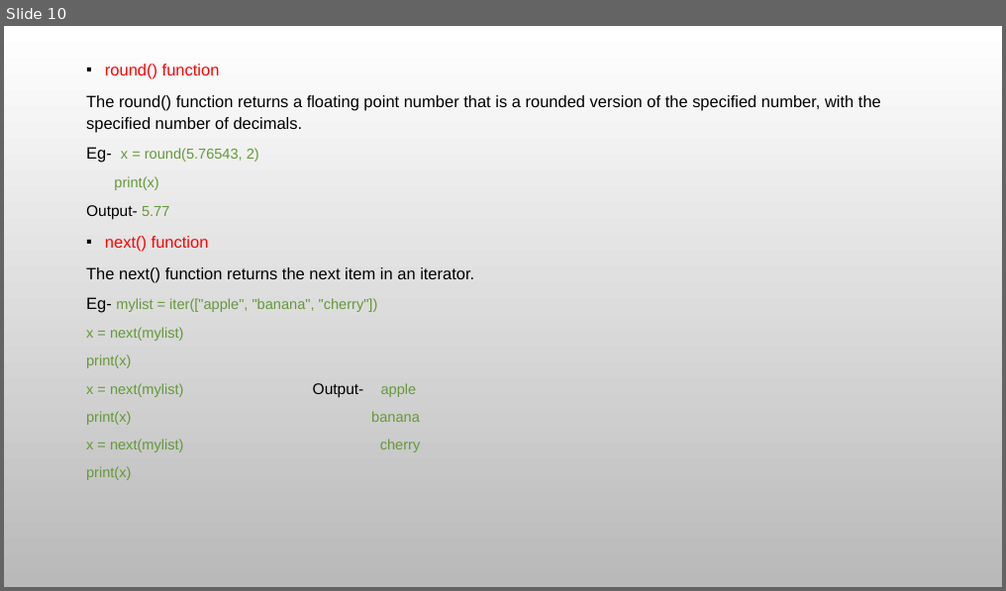
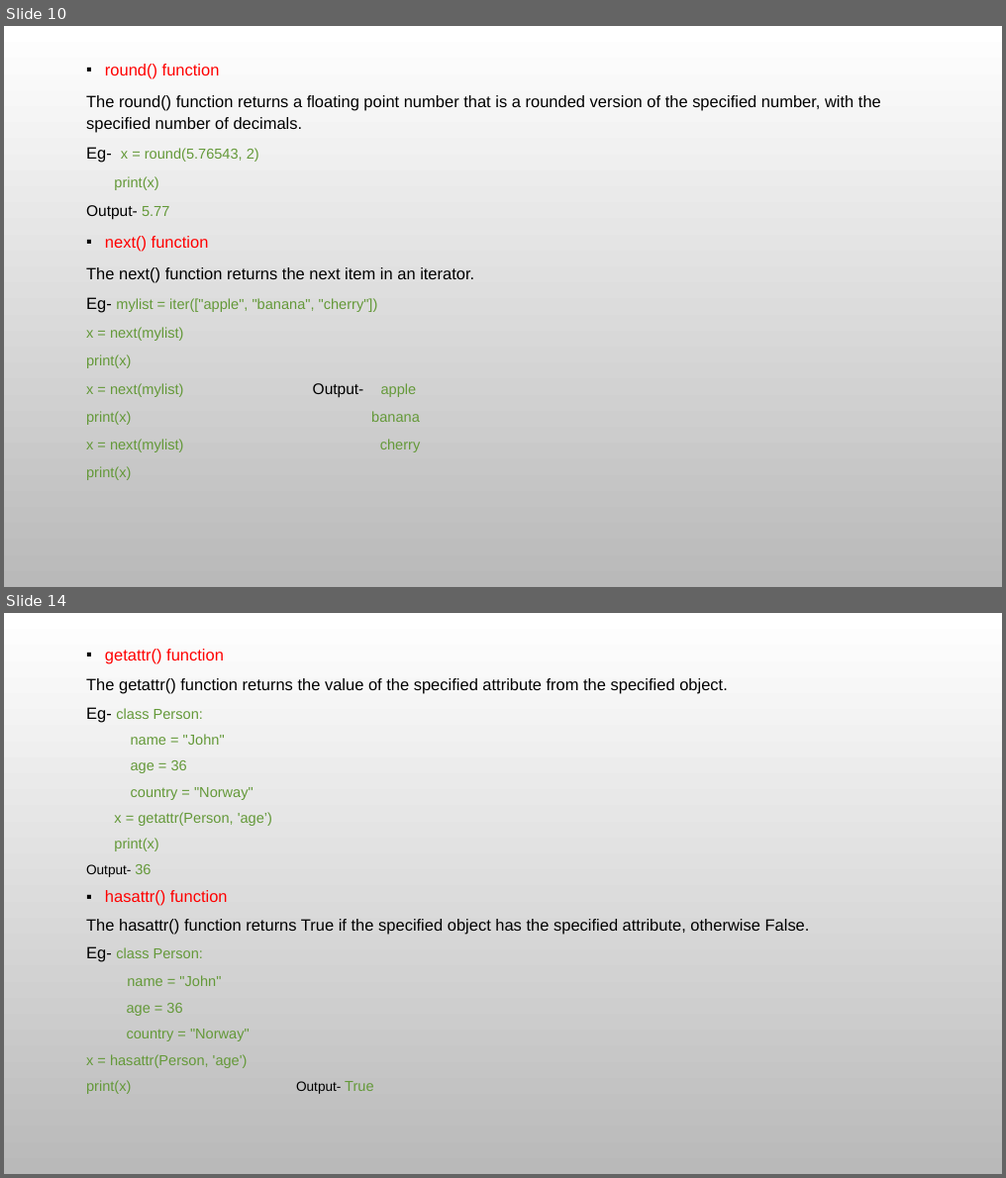
Before and after one commit to maharshigupta/Sandbox, a slide deck: Inbuilt functions in python.pptx. Shown one above the other, each under a label of ours: slide 10 before the commit, slides 10 and 14 after it; the slides between them are not shown. The pictures are 1006x591 and 1006x1178 pixels, drawn with LibreOffice and Linux fonts; fonts in the diff are those of the drawing; background and template pictures are left out. Boxes give left, top, right and bottom in pixels: in the first picture for what was removed or moved away, otherwise in the second. Text is boxed around its words. In the diff, an @@ line names an element or a change of style, - is before the commit and + after.

Commit message:
Add files via upload
Updated inbuilt function PPT

```diff
--- a/Inbuilt functions in python.pptx
+++ b/Inbuilt functions in python.pptx
@@ slide 14 added at (4, 613, 1002, 1174), background picture (left out) @@
@@ text added at (86, 649, 810, 1094), 15.7 pt, text #000000 @@
+▪ getattr() function
+The getattr() function returns the value of the specified attribute from the specified object.
+Eg- class Person:
+name = "John"
+age = 36
+country = "Norway"
+x = getattr(Person, 'age’)
+print(x)
+Output- 36
+▪ hasattr() function
+The hasattr() function returns True if the specified object has the specified attribute, otherwise False.
+Eg- class Person:
+name = "John"
+age = 36
+country = "Norway"
+x = hasattr(Person, 'age')
+print(x) Output- True
```
Also in this commit, not shown: 4 other slides added.
